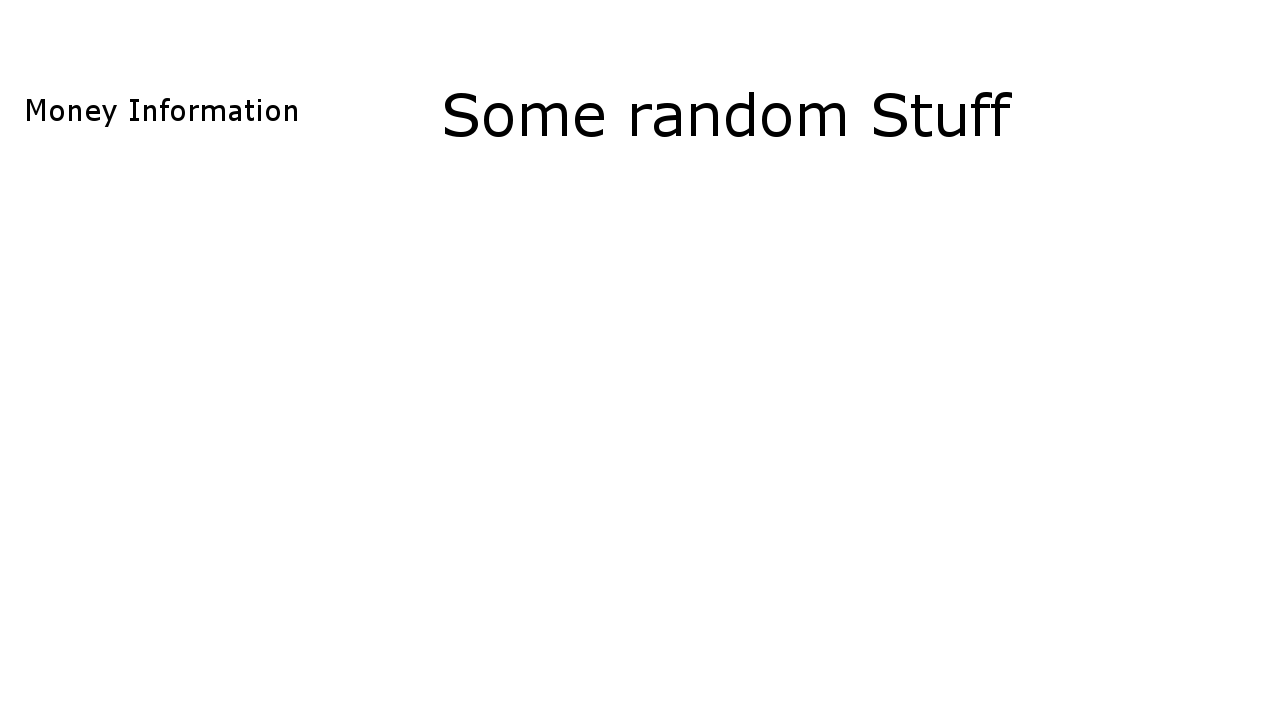
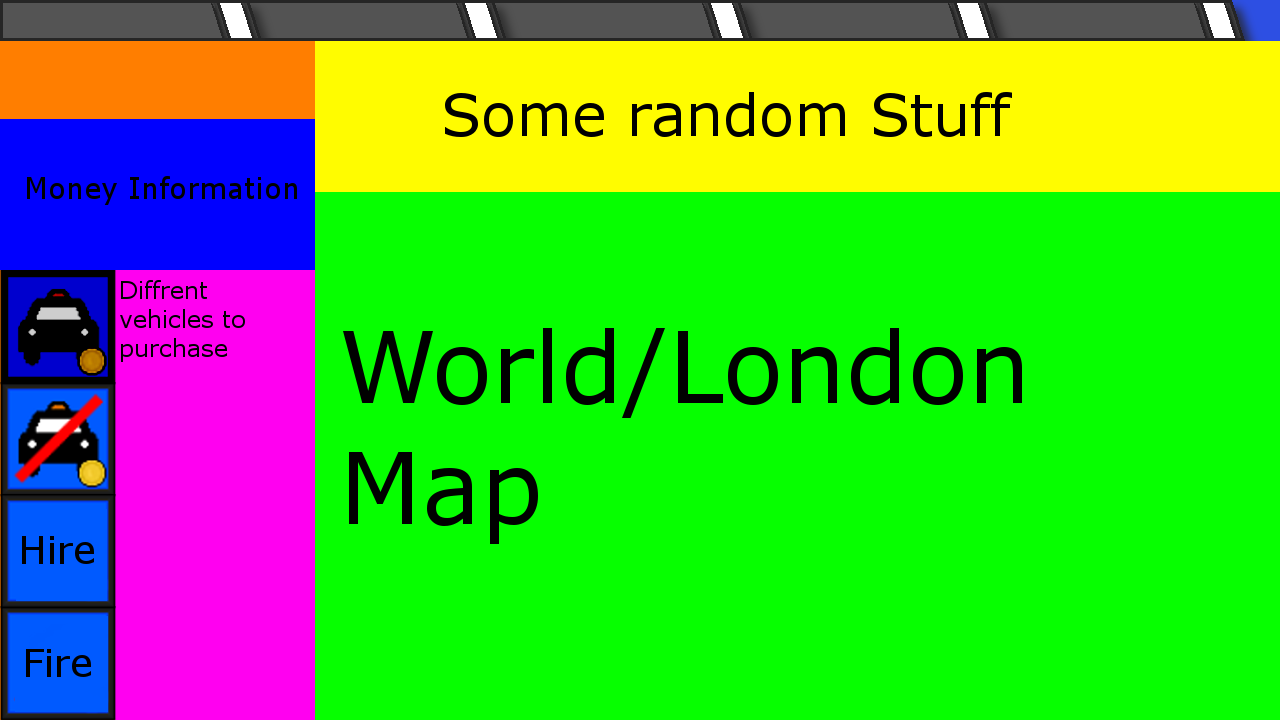
Layered file, before and after one edit (1280 x 720). Changes by layer:
removed layer "Some random Stuff" over [445, 92, 1012, 137]
removed layer "Money Information" over [27, 98, 297, 127]
added layer "Drop Shadow copy" above "Drop Shadow copy #1" over [0, 0, 281, 41]
added layer "Drop Shadow copy #1" above "Drop Shadow copy #2" over [245, 0, 526, 41]
added layer "Drop Shadow copy #2" above "Drop Shadow copy #3" over [491, 0, 772, 41]
added layer "Drop Shadow copy #3" above "Drop Shadow copy #4" over [737, 0, 1018, 41]
added layer "Drop Shadow copy #4" above "Drop Shadow" over [983, 0, 1264, 41]
showed "Layer #1", painted on it over [0, 0, 1280, 720]
